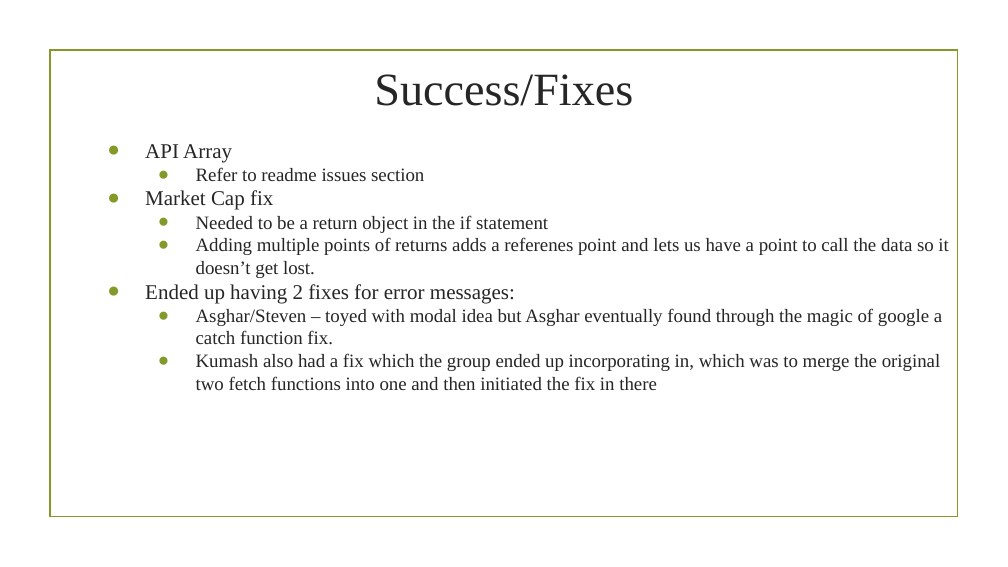
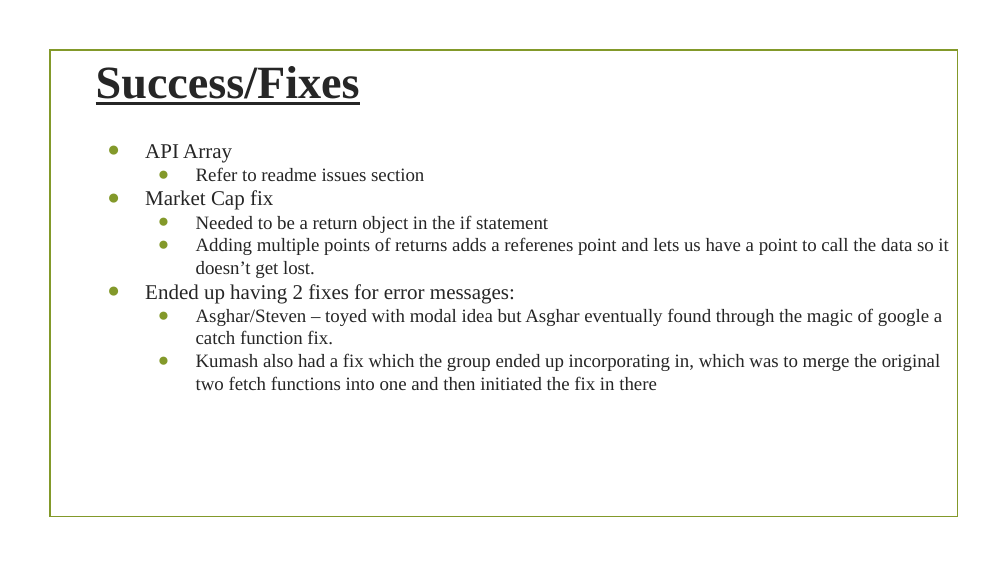
Before and after one commit to StevenTraboulay/StockApp.github.io, a slide deck: slide 5 of Rough work/Project Presentation.pptx. Drawn at 1008x567 pixels with LibreOffice and Linux fonts; fonts in the diff are those of the drawing; background and template pictures are left out. Boxes give left, top, right and bottom in pixels: in the first picture for what was removed or moved away, otherwise in the second. Text is boxed around its words. In the diff, an @@ line names an element or a change of style, - is before the commit and + after.

```diff
--- a/Rough work/Project Presentation.pptx
+++ b/Rough work/Project Presentation.pptx
@@ title "Success/Fixes": place and size @@
-title "Success/Fixes" at <box>374,74,633,106</box>
+title "Success/Fixes" at <box>96,66,360,105</box>
@@ title "Success/Fixes" at <box>96,66,360,105</box>: bold on, underline on @@
```
Also in this commit, not shown: 4 other slides changed.
